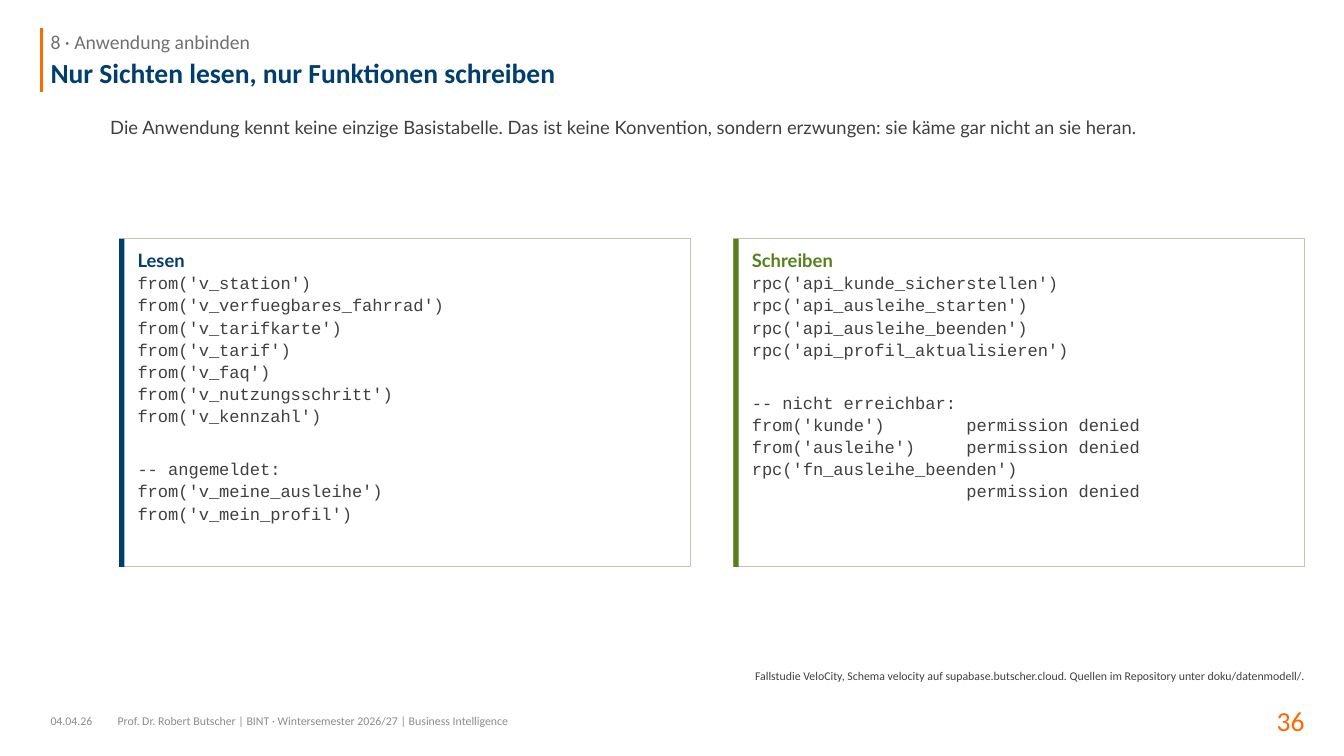
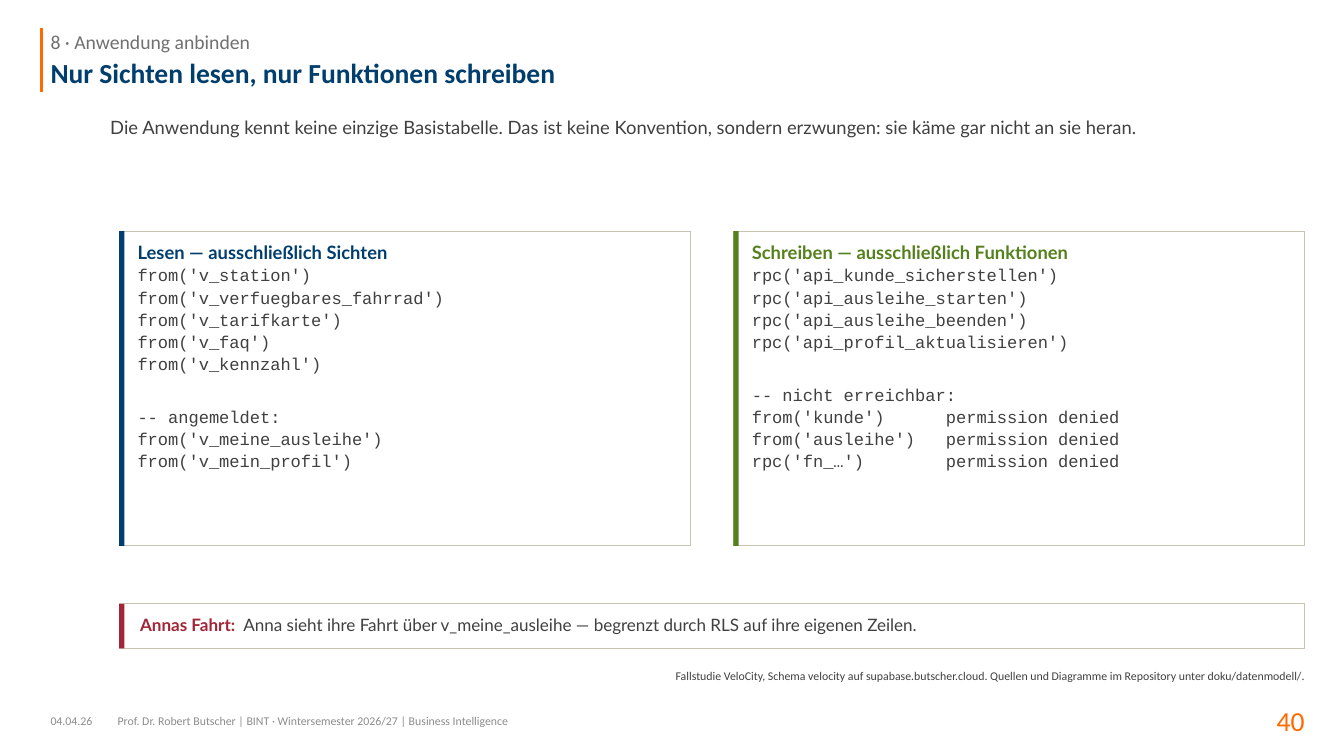
Before and after one commit to swrobuts/velocity-fallstudie, a slide deck: slide 40 of slides/velocity-datenbankentwurf.pptx (slide 36 before the commit). Drawn at 1344x756 pixels with LibreOffice and Linux fonts; fonts in the diff are those of the drawing. Boxes give left, top, right and bottom in pixels: in the first picture for what was removed or moved away, otherwise in the second. Text is boxed around its words. In the diff, an @@ line names an element or a change of style, - is before the commit and + after.

```diff
--- a/slides/velocity-datenbankentwurf.pptx
+++ b/slides/velocity-datenbankentwurf.pptx
@@ rectangle: place and size @@
-rectangle at (119,239,690,567)
+rectangle at (119,231,690,545)
@@ rectangle: place and size @@
-rectangle at (119,239,125,567)
+rectangle at (119,231,125,545)
@@ rectangle: place and size @@
-rectangle at (733,239,1304,567)
+rectangle at (733,231,1304,545)
@@ rectangle: place and size @@
-rectangle at (733,239,739,567)
+rectangle at (733,231,739,545)
@@ text at (138,245,388,259): text changed @@
-Lesen
+Lesen — ausschließlich Sichten
@@ text "Lesen — ausschließlich Sichten": place and size @@
-text "Lesen — ausschließlich Sichten" at (138,253,444,524)
+text "Lesen — ausschließlich Sichten" at (138,245,444,471)
@@ text at (752,245,1068,259): text changed @@
-Schreiben
+Schreiben — ausschließlich Funktionen
@@ text "Schreiben — ausschließlich Funktionen": place and size @@
-text "Schreiben — ausschließlich Funktionen" at (752,253,1140,501)
+text "Schreiben — ausschließlich Funktionen" at (752,245,1119,471)
@@ text at (138,343,291,360): paragraph removed @@
-from('v_tarif')
@@ text at (138,387,393,404): paragraph removed @@
-from('v_nutzungsschritt')
@@ text at (752,455,1119,471): text changed @@
-rpc('fn_ausleihe_beenden')
-permission denied
+rpc('fn_…') permission denied
@@ rectangle added at (119,604,1305,648), fill #FFFFFF, outline #C9C3B4 0.75 pt @@
@@ rectangle added at (119,604,125,648), fill #A32638 @@
@@ text added at (140,618,916,634), 13 pt, text #404040 @@
+Annas Fahrt: Anna sieht ihre Fahrt über v_meine_ausleihe — begrenzt durch RLS auf ihre eigenen Zeilen.
@@ text at (676,672,1305,682): text changed @@
-Fallstudie VeloCity, Schema velocity auf supabase.butscher.cloud. Quellen im Repository unter doku/datenmodell/.
+Fallstudie VeloCity, Schema velocity auf supabase.butscher.cloud. Quellen und Diagramme im Repository unter doku/datenmodell/.
@@ page number at (1277,713,1305,732): text changed @@
-36
+40
```
Also in this commit, not shown: 20 other slides changed, 22 slides added, 18 slides removed, 39 other files.
